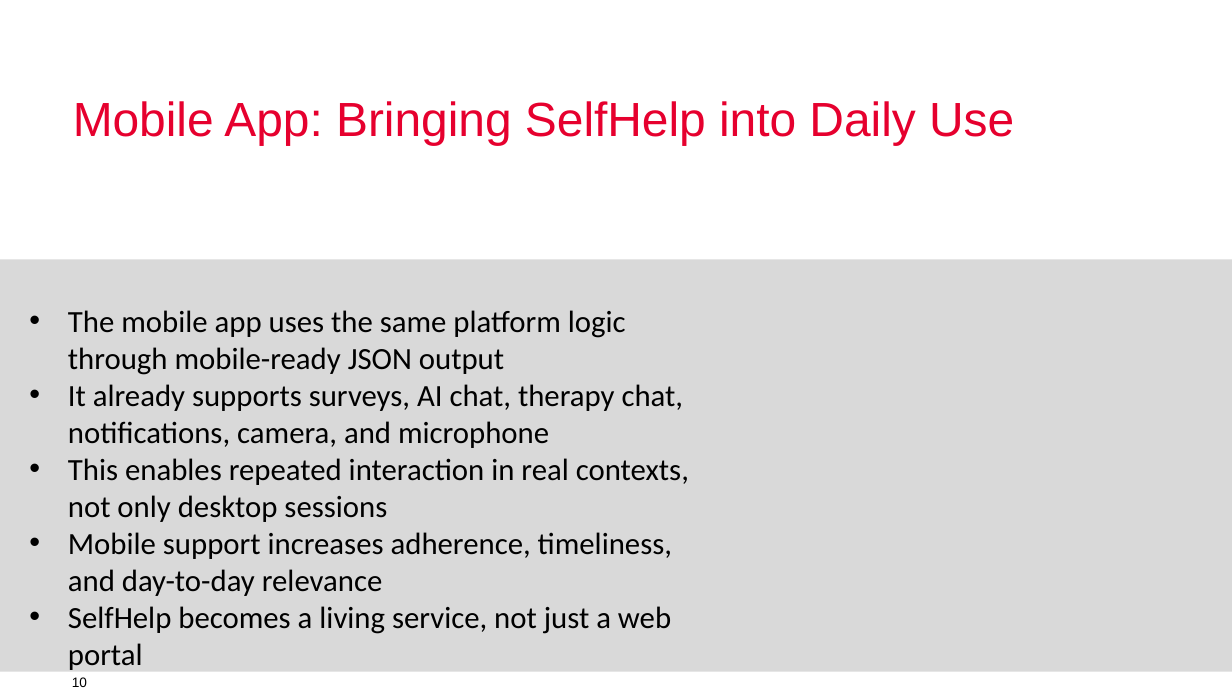
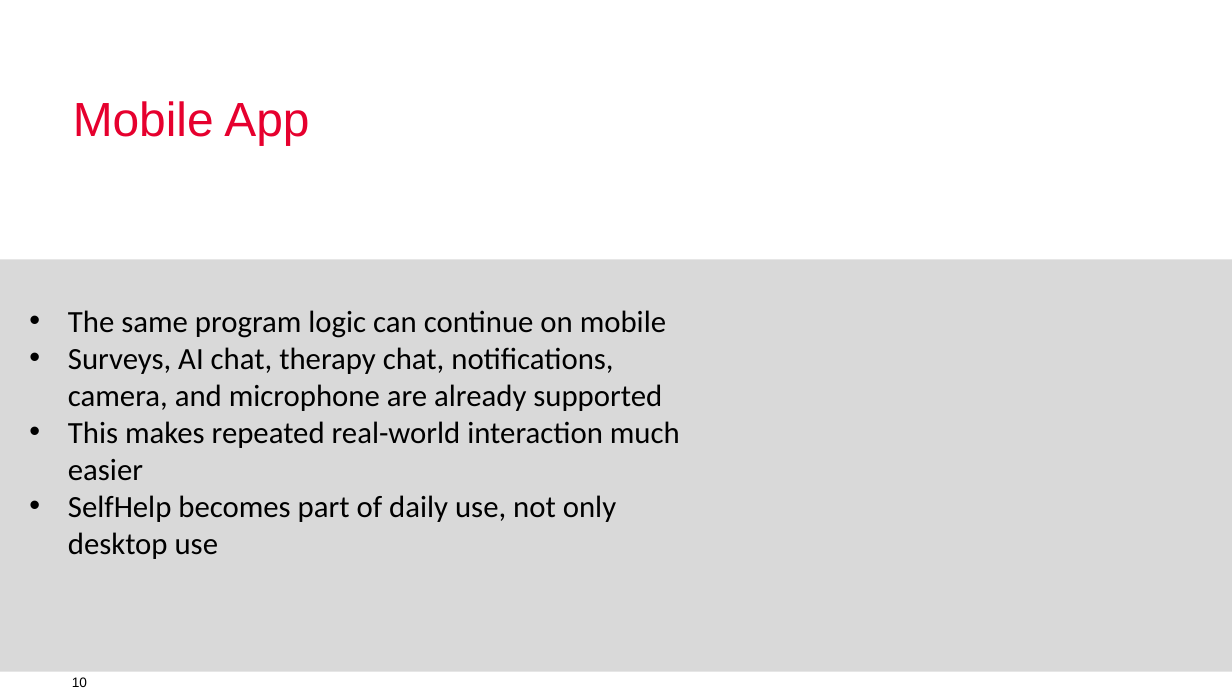
Before and after one commit to humdek-unibe-ch/sh-docs-presentations, a slide deck: slide 10 of SelfHelp-2026.pptx. Drawn at 1232x693 pixels with LibreOffice and Linux fonts; fonts in the diff are those of the drawing; background and template pictures are left out. Boxes give left, top, right and bottom in pixels: in the first picture for what was removed or moved away, otherwise in the second. Text is boxed around its words. In the diff, an @@ line names an element or a change of style, - is before the commit and + after.

```diff
--- a/SelfHelp-2026.pptx
+++ b/SelfHelp-2026.pptx
@@ title at <box>73,101,309,145</box>: text changed @@
-Mobile App: Bringing SelfHelp into Daily Use
+Mobile App
@@ text at <box>68,310,680,559</box>: text changed @@
-• The mobile app uses the same platform logic through mobile-ready JSON output
-• It already supports surveys, AI chat, therapy chat, notifications, camera, and microphone
-• This enables repeated interaction in real contexts, not only desktop sessions
-• Mobile support increases adherence, timeliness, and day-to-day relevance
-• SelfHelp becomes a living service, not just a web portal
+• The same program logic can continue on mobile
+• Surveys, AI chat, therapy chat, notifications, camera, and microphone are already supported
+• This makes repeated real-world interaction much easier
+• SelfHelp becomes part of daily use, not only desktop use
```
Also in this commit, not shown: 10 other slides changed, 2 slides removed, 2 other files.
